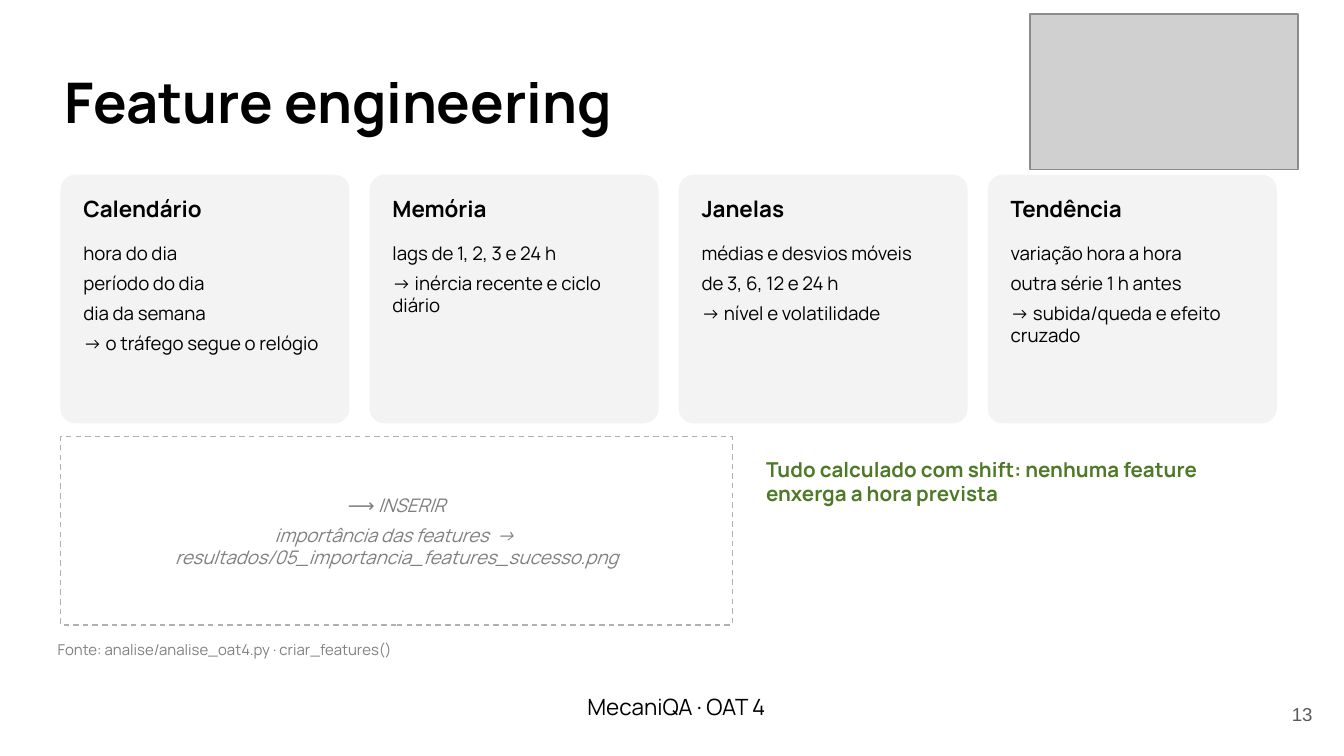
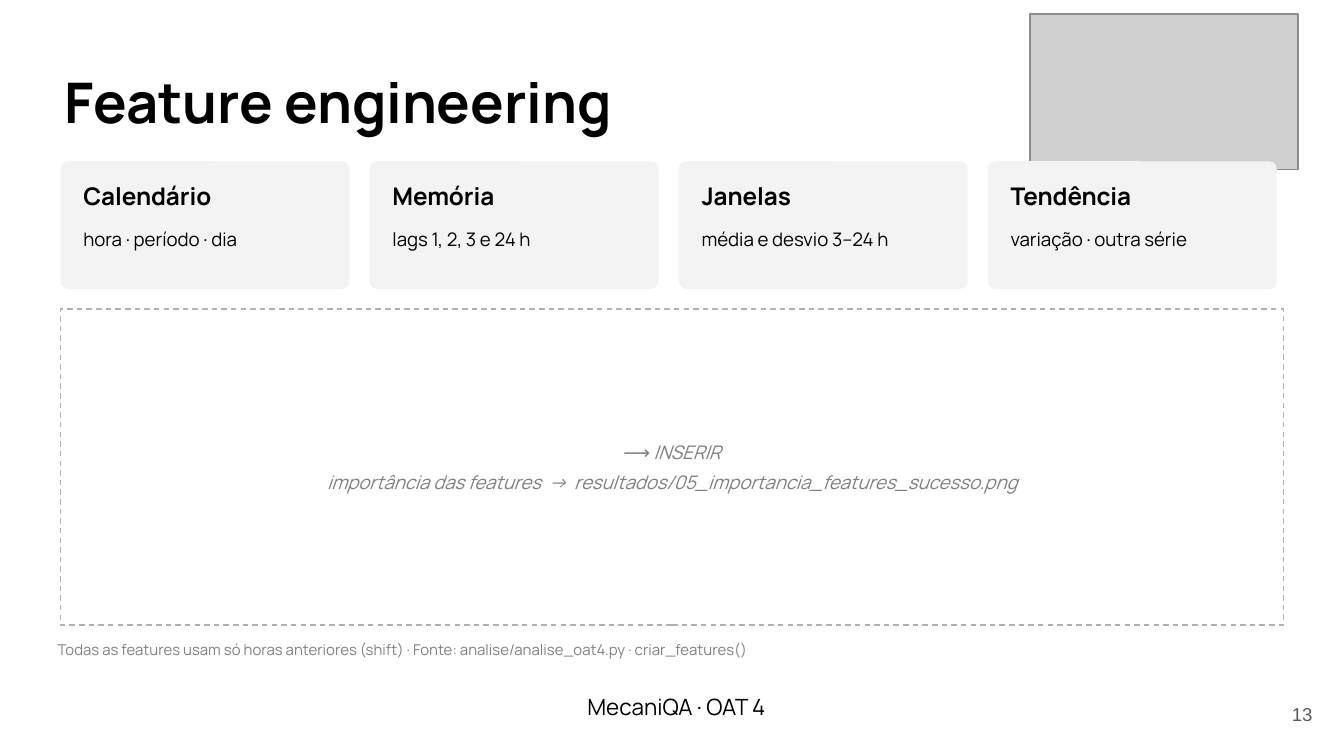
Before and after one commit to LenilsonSoares/mecaniQA-nuvem-macapa, a slide deck: slide 13 of oat4/apresentacao/mecaniQA_oat4_macapa.pptx. Drawn at 1344x756 pixels with LibreOffice and Linux fonts; fonts in the diff are those of the drawing; grey boxes stand for pictures. Boxes give left, top, right and bottom in pixels: in the first picture for what was removed or moved away, otherwise in the second. Text is boxed around its words. In the diff, an @@ line names an element or a change of style, - is before the commit and + after.

Commit message:
feat(oat4): slides com imagens grandes e pouco texto
- prints do ambiente e dos dashboards ocupam o slide inteiro
- contexto, features, modelo e conclusão com menos texto e números em destaque
- o texto de apoio fica nas anotações (roteiro de fala)
- guia de prints com os novos nomes

```diff
--- a/oat4/apresentacao/mecaniQA_oat4_macapa.pptx
+++ b/oat4/apresentacao/mecaniQA_oat4_macapa.pptx
@@ rounded rectangle: place and size @@
-rounded rectangle at <box>60,175,349,423</box>
+rounded rectangle at <box>60,161,349,289</box>
@@ rounded rectangle: place and size @@
-rounded rectangle at <box>370,175,659,423</box>
+rounded rectangle at <box>370,161,659,289</box>
@@ rounded rectangle: place and size @@
-rounded rectangle at <box>679,175,968,423</box>
+rounded rectangle at <box>679,161,968,289</box>
@@ rounded rectangle: place and size @@
-rounded rectangle at <box>988,175,1277,423</box>
+rounded rectangle at <box>988,161,1277,289</box>
@@ 4 texts: place and size @@
-4 texts at <box>83,199,1122,218</box>
+4 texts at <box>83,185,1131,206</box>
@@ size 12 to 13 pt in 4 elements at <box>83,185,211,206</box>, <box>392,185,494,206</box>, <box>702,187,791,206</box>, <box>1011,186,1131,206</box> @@
@@ text at <box>83,231,237,251</box>: text changed @@
-hora do dia
-período do dia
-dia da semana
-→ o tráfego segue o relógio
+hora · período · dia
@@ text at <box>392,232,530,251</box>: text changed @@
-lags de 1, 2, 3 e 24 h
-→ inércia recente e ciclo diário
+lags 1, 2, 3 e 24 h
@@ text at <box>702,231,888,247</box>: text changed @@
-médias e desvios móveis
-de 3, 6, 12 e 24 h
-→ nível e volatilidade
+média e desvio 3–24 h
@@ text at <box>1011,231,1187,251</box>: text changed @@
-variação hora a hora
-outra série 1 h antes
-→ subida/queda e efeito cruzado
+variação · outra série
@@ rectangle: place and size @@
-rectangle at <box>60,437,732,625</box>
+rectangle at <box>60,309,1284,625</box>
@@ text "⟶ INSERIR" rewrapped from <box>175,498,618,569</box> to <box>327,445,1017,494</box> @@
@@ text removed at <box>766,462,1197,507</box> @@
-Tudo calculado com shift: nenhuma feature enxerga a hora prevista
@@ text at <box>58,643,747,659</box>: text changed @@
-Fonte: analise/analise_oat4.py · criar_features()
+Todas as features usam só horas anteriores (shift) · Fonte: analise/analise_oat4.py · criar_features()
```
Also in this commit, not shown: 7 other slides changed, 3 other files.
